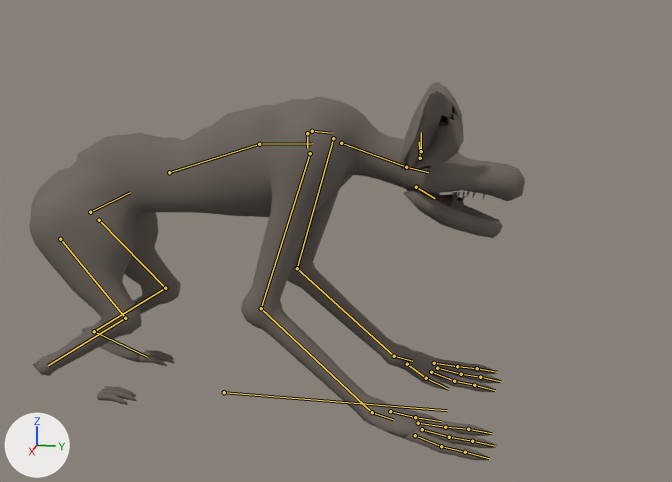
The glTF model content/art/models/picker.glb, before and after one commit.
Both versions are drawn from a 50 mm camera at (1.393, 0.684, 0.617) aimed at (0.0, 0.406, 0.268). Every picture has the same lights, and +X, +Y and +Z are marked at lower left. The picture after the commit comes second. Both versions are drawn at frame 7 of the action 'bite'; the numbers are the values there. The bones that change, and the others that lie on the model, are drawn over the model as lines.

Objects in the first picture: 'body', 'fine', 'jaw'.
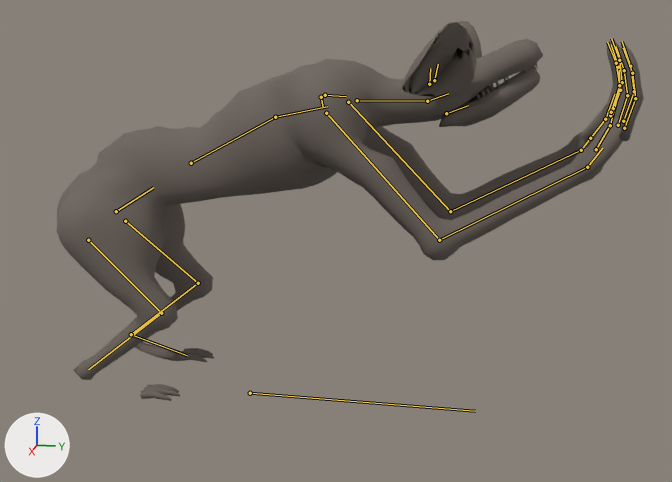
What the commit changed:
Bone 'root' (bone_root) moves from (0.0, 0.215, -0.003) to (0.0, 0.26, 0.0).
Bone 'pelvis' (bone_pelvis) turns from (0, 0, 0) to (6, 0, 0) degrees about its own x, y and z.
Bone 'spine_01' (bone_spine_01) turns from (0, 0, 0) to (4, 0, 0) degrees about its own x, y and z.
Bone 'neck' (bone_neck) turns from (0, 0, 0) to (10, 0, 0) degrees about its own x, y and z.
Bone 'head' (bone_head) turns from (-2, -1, 4) to (12, 0, 0) degrees about its own x, y and z.
Bone 'jaw' (bone_jaw) turns from (-19, 0, 0) to (0, 0, 0) degrees about its own x, y and z.
Bone 'ear_r' (bone_ear_r) turns from (-6, -9, 6) to (-45, -32, 44) degrees about its own x, y and z.
Bone 'ear_l' (bone_ear_l) turns from (-6, 9, -6) to (-45, 32, -44) degrees about its own x, y and z.
Bone 'upperarm_r' (bone_upperarm_r) turns from (0, 0, 0) to (49, -4, 8) degrees about its own x, y and z.
Bone 'lowerarm_r' (bone_lowerarm_r) turns from (0, 0, 0) to (10, 0, 0) degrees about its own x, y and z.
Bone 'thumb_r_01' (bone_thumb_r_01) turns from (0, 0, 0) to (9, -5, -1) degrees about its own x, y and z.
Bone 'thumb_r_02' (bone_thumb_r_02) turns from (0, 0, 0) to (9, -4, -1) degrees about its own x, y and z.
Bone 'finger_a_r_01' (bone_finger_a_r_01) turns from (0, 0, 0) to (14, -4, -1) degrees about its own x, y and z.
Bone 'finger_a_r_02' (bone_finger_a_r_02) turns from (0, 0, 0) to (20, -3, -1) degrees about its own x, y and z.
Bone 'finger_a_r_03' (bone_finger_a_r_03) turns from (0, 0, 0) to (16, -1, 0) degrees about its own x, y and z.
Bone 'finger_b_r_01' (bone_finger_b_r_01) turns from (0, 0, 0) to (16, 0, 0) degrees about its own x, y and z.
Bone 'finger_b_r_02' (bone_finger_b_r_02) turns from (0, 0, 0) to (20, 0, 0) degrees about its own x, y and z.
Bone 'finger_b_r_03' (bone_finger_b_r_03) turns from (0, 0, 0) to (16, 0, 0) degrees about its own x, y and z.
Bone 'finger_c_r_01' (bone_finger_c_r_01) turns from (0, 0, 0) to (17, 5, 1) degrees about its own x, y and z.
Bone 'finger_c_r_02' (bone_finger_c_r_02) turns from (0, 0, 0) to (20, 3, 1) degrees about its own x, y and z.
Bone 'finger_c_r_03' (bone_finger_c_r_03) turns from (0, 0, 0) to (16, 1, 0) degrees about its own x, y and z.
Bone 'upperarm_l' (bone_upperarm_l) turns from (0, 0, 0) to (49, 4, -8) degrees about its own x, y and z.
Bone 'lowerarm_l' (bone_lowerarm_l) turns from (0, 0, 0) to (10, 0, 0) degrees about its own x, y and z.
Bone 'thumb_l_01' (bone_thumb_l_01) turns from (0, 0, 0) to (9, 5, 1) degrees about its own x, y and z.
Bone 'thumb_l_02' (bone_thumb_l_02) turns from (0, 0, 0) to (9, 4, 1) degrees about its own x, y and z.
Bone 'finger_a_l_01' (bone_finger_a_l_01) turns from (0, 0, 0) to (14, 4, 1) degrees about its own x, y and z.
Bone 'finger_a_l_02' (bone_finger_a_l_02) turns from (0, 0, 0) to (20, 3, 1) degrees about its own x, y and z.
Bone 'finger_a_l_03' (bone_finger_a_l_03) turns from (0, 0, 0) to (16, 1, 0) degrees about its own x, y and z.
Bone 'finger_b_l_01' (bone_finger_b_l_01) turns from (0, 0, 0) to (16, 0, 0) degrees about its own x, y and z.
Bone 'finger_b_l_02' (bone_finger_b_l_02) turns from (0, 0, 0) to (20, 0, 0) degrees about its own x, y and z.
Bone 'finger_b_l_03' (bone_finger_b_l_03) turns from (0, 0, 0) to (16, 0, 0) degrees about its own x, y and z.
Bone 'finger_c_l_01' (bone_finger_c_l_01) turns from (0, 0, 0) to (17, -5, -1) degrees about its own x, y and z.
Bone 'finger_c_l_02' (bone_finger_c_l_02) turns from (0, 0, 0) to (20, -3, -1) degrees about its own x, y and z.
Bone 'finger_c_l_03' (bone_finger_c_l_03) turns from (0, 0, 0) to (16, -1, 0) degrees about its own x, y and z.

Pixel boxes [x1, y1, x2, y2] of what changed, in the pictures (672 x 482 px):
'body', posed (14% wider): before [29, 97, 525, 438]; after [57, 39, 623, 380]
'fine', posed (25% wider): before [97, 82, 499, 461]; after [140, 21, 644, 401]
'jaw', posed: before [403, 188, 503, 238]; after [439, 67, 540, 127]
bone 'root', root to tip: before (224, 392) to (447, 410); after (250, 393) to (475, 411)
bone 'pelvis', root to tip: before (90, 212) to (130, 192); after (116, 211) to (153, 187)
bone 'spine_01', root to tip: before (169, 172) to (259, 144); after (191, 163) to (275, 117)
bone 'neck', root to tip: before (341, 143) to (406, 167); after (357, 100) to (427, 101)
bone 'head', root to tip: before (406, 167) to (428, 172); after (427, 101) to (448, 93)
bone 'jaw', root to tip: before (416, 187) to (435, 198); after (446, 113) to (468, 105)
bone 'ear_r', root to tip: before (420, 158) to (419, 142); after (429, 84) to (430, 68)
bone 'ear_l', root to tip: before (421, 151) to (421, 132); after (434, 80) to (438, 64)
bone 'upperarm_r', root to tip: before (310, 153) to (261, 308); after (326, 113) to (439, 240)
bone 'lowerarm_r', root to tip: before (261, 308) to (372, 412); after (439, 240) to (587, 167)
bone 'thumb_r_01', root to tip: before (390, 411) to (415, 417); after (596, 149) to (610, 125)
bone 'thumb_r_02', root to tip: before (415, 417) to (441, 421); after (610, 125) to (617, 96)
bone 'finger_a_r_01', root to tip: before (418, 423) to (445, 427); after (618, 125) to (627, 95)
bone 'finger_a_r_02', root to tip: before (445, 427) to (468, 429); after (627, 95) to (624, 70)
bone 'finger_a_r_03', root to tip: before (468, 429) to (491, 433); after (624, 70) to (616, 46)
bone 'finger_b_r_01', root to tip: before (422, 429) to (449, 437); after (623, 121) to (634, 91)
bone 'finger_b_r_02', root to tip: before (449, 437) to (472, 441); after (634, 91) to (630, 66)
bone 'finger_b_r_03', root to tip: before (472, 441) to (495, 446); after (630, 66) to (622, 41)
bone 'finger_c_r_01', root to tip: before (415, 435) to (441, 446); after (624, 128) to (635, 98)
bone 'finger_c_r_02', root to tip: before (441, 446) to (465, 452); after (635, 98) to (632, 73)
bone 'finger_c_r_03', root to tip: before (465, 452) to (489, 458); after (632, 73) to (623, 48)
bone 'upperarm_l', root to tip: before (333, 138) to (297, 268); after (348, 102) to (450, 211)
bone 'lowerarm_l', root to tip: before (297, 268) to (394, 356); after (450, 211) to (581, 150)
bone 'thumb_l_01', root to tip: before (407, 364) to (426, 378); after (590, 138) to (605, 119)
bone 'thumb_l_02', root to tip: before (426, 378) to (448, 389); after (605, 119) to (614, 94)
bone 'finger_a_l_01', root to tip: before (431, 372) to (454, 381); after (610, 115) to (620, 90)
bone 'finger_a_l_02', root to tip: before (454, 381) to (474, 385); after (620, 90) to (618, 67)
bone 'finger_a_l_03', root to tip: before (474, 385) to (495, 390); after (618, 67) to (611, 44)
bone 'finger_b_l_01', root to tip: before (437, 368) to (461, 374); after (613, 108) to (622, 82)
bone 'finger_b_l_02', root to tip: before (461, 374) to (480, 377); after (622, 82) to (619, 60)
bone 'finger_b_l_03', root to tip: before (480, 377) to (500, 381); after (619, 60) to (611, 38)
bone 'finger_c_l_01', root to tip: before (434, 363) to (457, 366); after (611, 112) to (619, 85)
bone 'finger_c_l_02', root to tip: before (457, 366) to (477, 368); after (619, 85) to (616, 63)
bone 'finger_c_l_03', root to tip: before (477, 368) to (496, 372); after (616, 63) to (607, 42)
